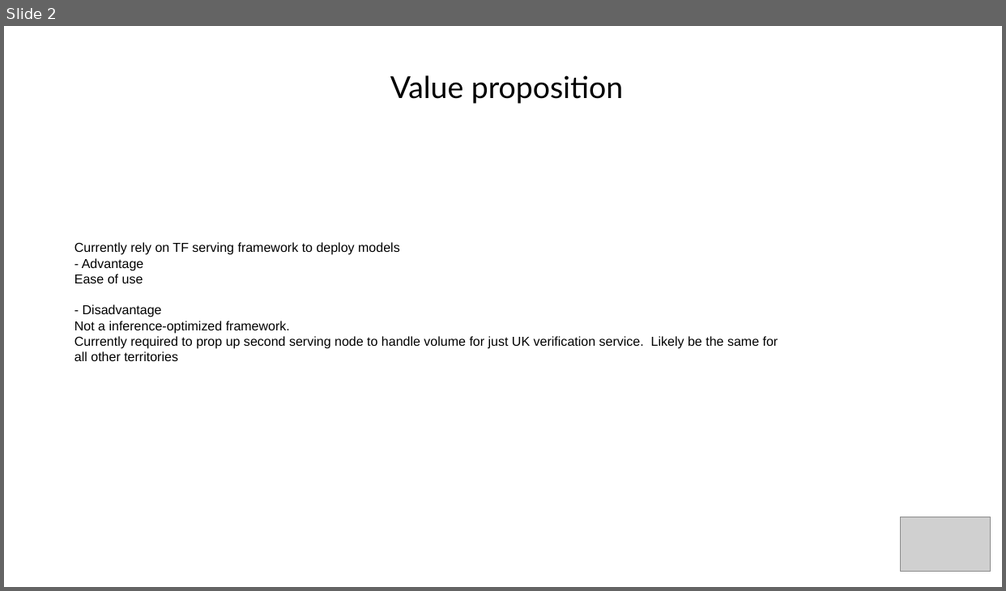
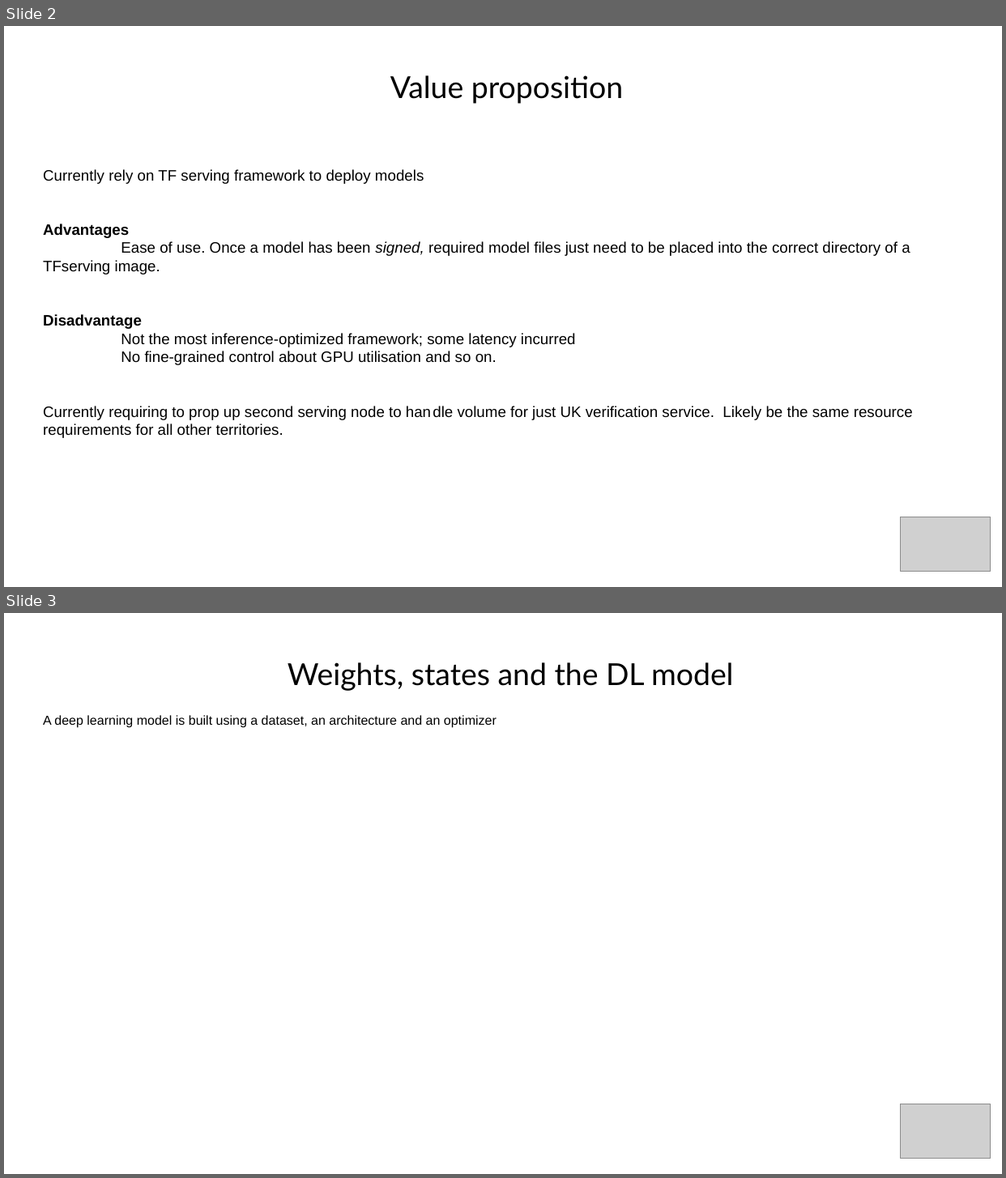
Before and after one commit to akinwilson/heed, a slide deck: reducing-inference-time.odp. Shown one above the other, each under a label of ours: slide 2 before the commit, slides 2 and 3 after it. The pictures are 1006x591 and 1006x1178 pixels, drawn with LibreOffice and Linux fonts; fonts in the diff are those of the drawing; grey boxes stand for pictures. Boxes give left, top, right and bottom in pixels: in the first picture for what was removed or moved away, otherwise in the second. Text is boxed around its words. In the diff, an @@ line names an element or a change of style, - is before the commit and + after.

```diff
--- a/reducing-inference-time.odp
+++ b/reducing-inference-time.odp
@@ slide 3 added at bbox=[4, 613, 1002, 1174], background #FFFFFF @@
@@ title added at bbox=[288, 662, 733, 691], 28 pt, text #000000 @@
+Weights, states and the DL model
@@ subtitle added at bbox=[43, 715, 496, 728], 12 pt, text #000000 @@
+A deep learning model is built using a dataset, an architecture and an optimizer
@@ picture added at bbox=[901, 1104, 991, 1159] @@
@@ slide 2 changed as well @@
@@ subtitle "Currently rely on TF serving ...": place and size @@
-subtitle "Currently rely on TF serving ..." at bbox=[74, 242, 778, 361]
+subtitle "Currently rely on TF serving ..." at bbox=[43, 169, 913, 438]
@@ subtitle at bbox=[43, 169, 424, 184]: size 12 to 14 pt in "Currently rely on TF serving framework to ..." @@
@@ subtitle at bbox=[43, 224, 913, 438]: text changed; size 12 to 14 pt @@
-- Advantage
-Ease of use
-- Disadvantage
-Not a inference-optimized framework.
-Currently required to prop up second serving node to handle volume for just UK verification service. Likely be the same for all other territories
+Advantages
+Ease of use. Once a model has been signed, required model files just need to be placed into the correct directory of a TFserving image.
+Disadvantage
+Not the most inference-optimized framework; some latency incurred
+No fine-grained control about GPU utilisation and so on.
+Currently requiring to prop up second serving node to han dle volume for just UK verification service. Likely be the same resource requirements for all other territories.
```
Also in this commit, not shown: 8 other slides changed, 12 other slides added, 1 slide removed.
